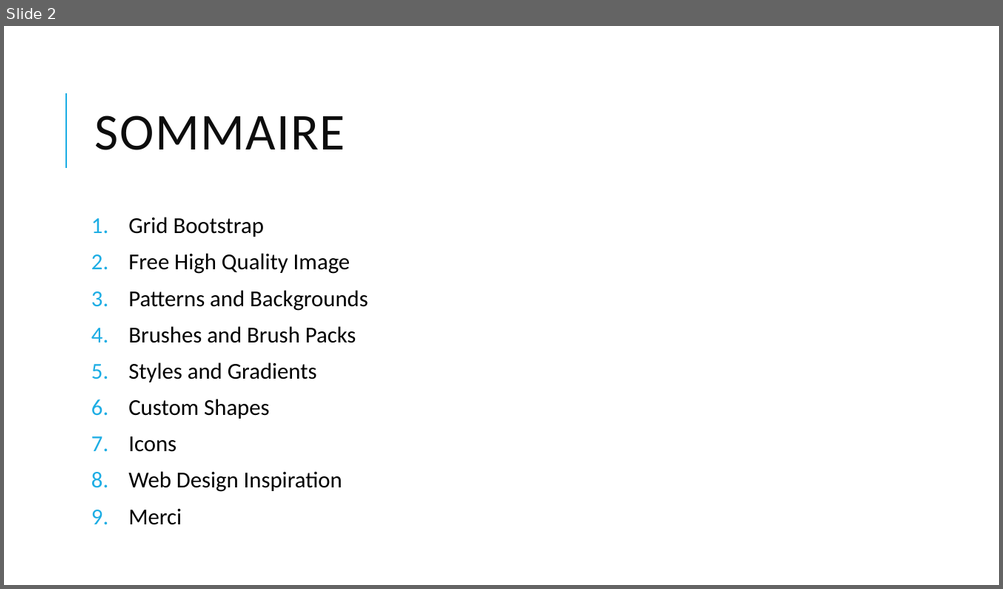
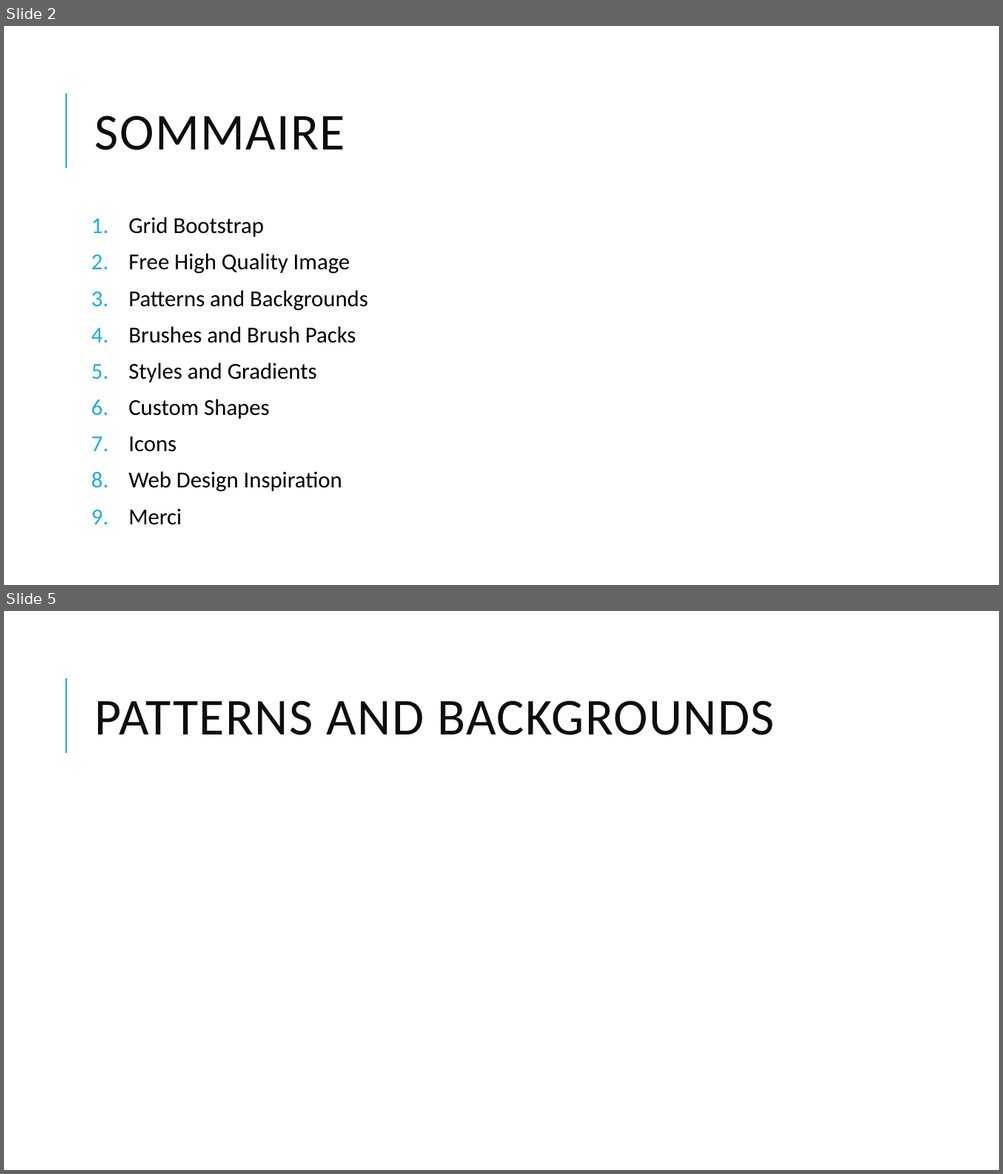
Before and after one commit to lasridouae/Photoshop-Web-Design, a slide deck: 4. Avoir une base d’images HQR (High Quality Resources)/Avoir une base d’images HQR (High Quality Resources).pptx. Shown one above the other, each under a label of ours: slide 2 before the commit, slides 2 and 5 after it; the slides between them are not shown. The pictures are 1003x589 and 1003x1174 pixels, drawn with LibreOffice and Linux fonts; fonts in the diff are those of the drawing. Boxes give left, top, right and bottom in pixels: in the first picture for what was removed or moved away, otherwise in the second. Text is boxed around its words. In the diff, an @@ line names an element or a change of style, - is before the commit and + after.

```diff
--- a/4. Avoir une base d’images HQR (High Quality Resources)/Avoir une base d’images HQR (High Quality Resources).pptx
+++ b/4. Avoir une base d’images HQR (High Quality Resources)/Avoir une base d’images HQR (High Quality Resources).pptx
@@ slide 5 added at <box>4,611,999,1170</box>, background #FFFFFF; not listed: 1 template element that a slide beside it also shows @@
@@ title added at <box>95,701,774,735</box>, 50 pt, text #0D0D0D @@
+PATTERNS AND BACKGROUNDS
```
Also in this commit, not shown: 1 slide changed, 7 other slides added, 1 slide removed, 4 other files.
